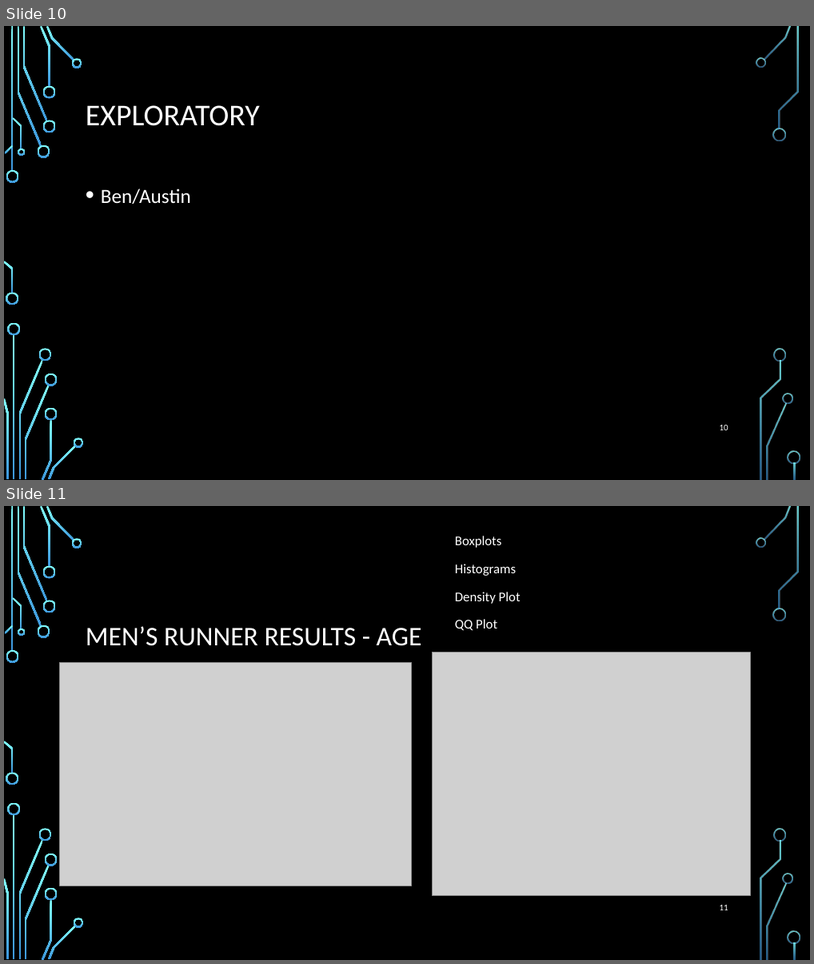
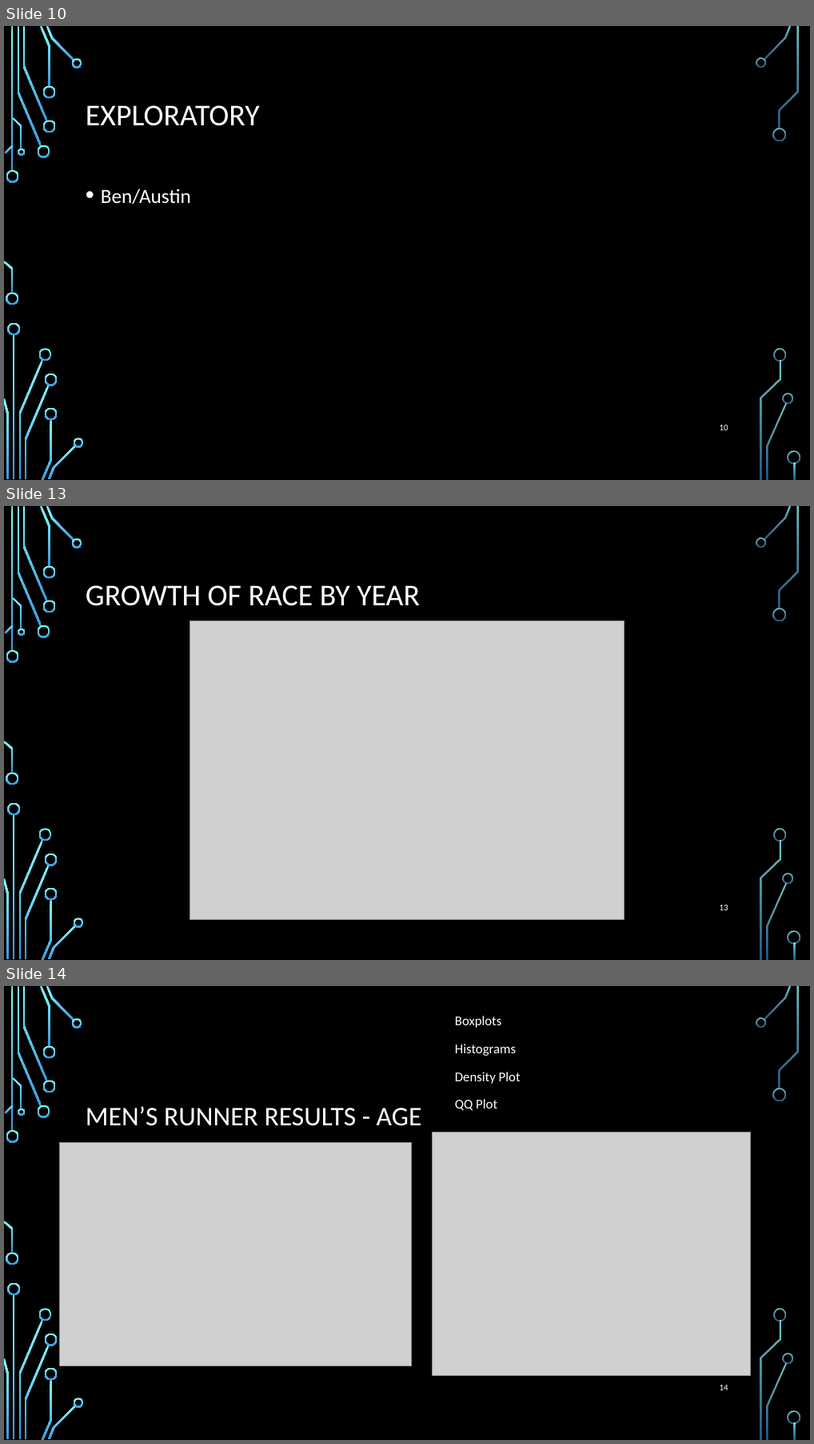
Before and after one commit to elkinst65/QTW_08, a slide deck: infographic.pptx. Shown one above the other, each under a label of ours: slides 10 and 11 before the commit, slides 10, 13 and 14 after it; the slides between them are not shown. The pictures are 814x964 and 814x1444 pixels, drawn with LibreOffice and Linux fonts; fonts in the diff are those of the drawing; grey boxes stand for pictures; background and template pictures are left out. Boxes give left, top, right and bottom in pixels: in the first picture for what was removed or moved away, otherwise in the second. Text is boxed around its words. In the diff, an @@ line names an element or a change of style, - is before the commit and + after.

```diff
--- a/infographic.pptx
+++ b/infographic.pptx
@@ slide 13 added at [4,506,810,960], background picture (left out); not listed: 36 template elements that a slide beside it also shows @@
@@ title added at [86,585,420,606], 36 pt, text #FFFFFF @@
+GROWTH OF RACE BY YEAR
@@ picture added at [190,621,624,920] @@
@@ page number added at [720,904,729,910], 10.5 pt, text #FFFFFF @@
+13
@@ what was slide 11 is now slide 14 @@
@@ page number at [720,1384,729,1390]: text changed @@
-11
+14
```
Also in this commit, not shown: 2 other slides added, 1 other file.
